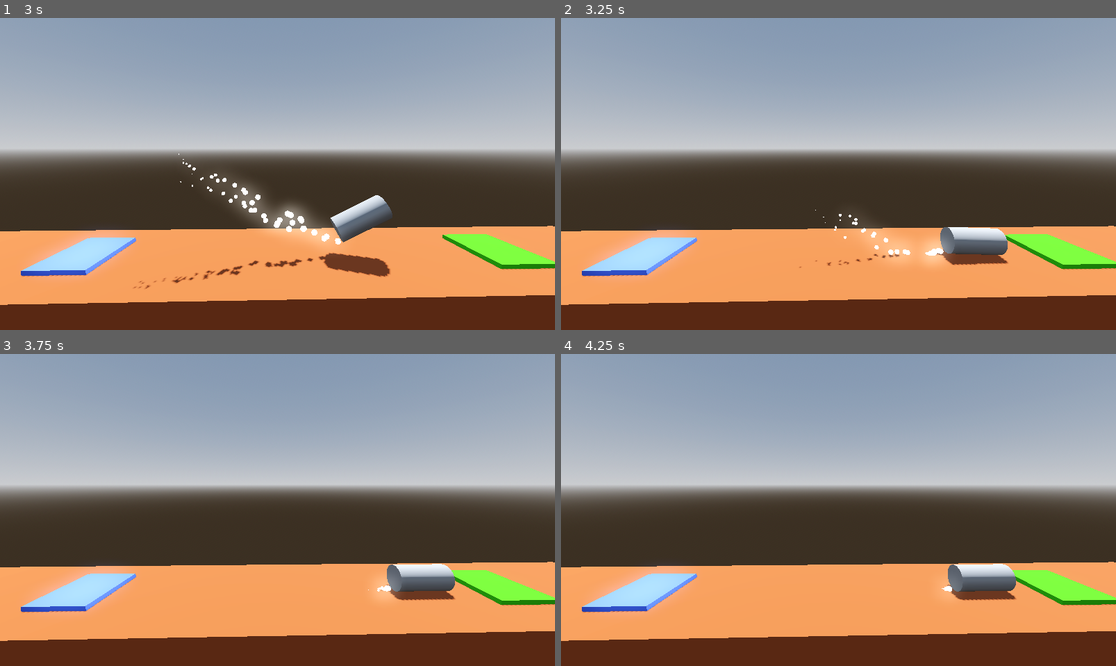
Above: before the commit, frames 1-4 (two rows, left to right).
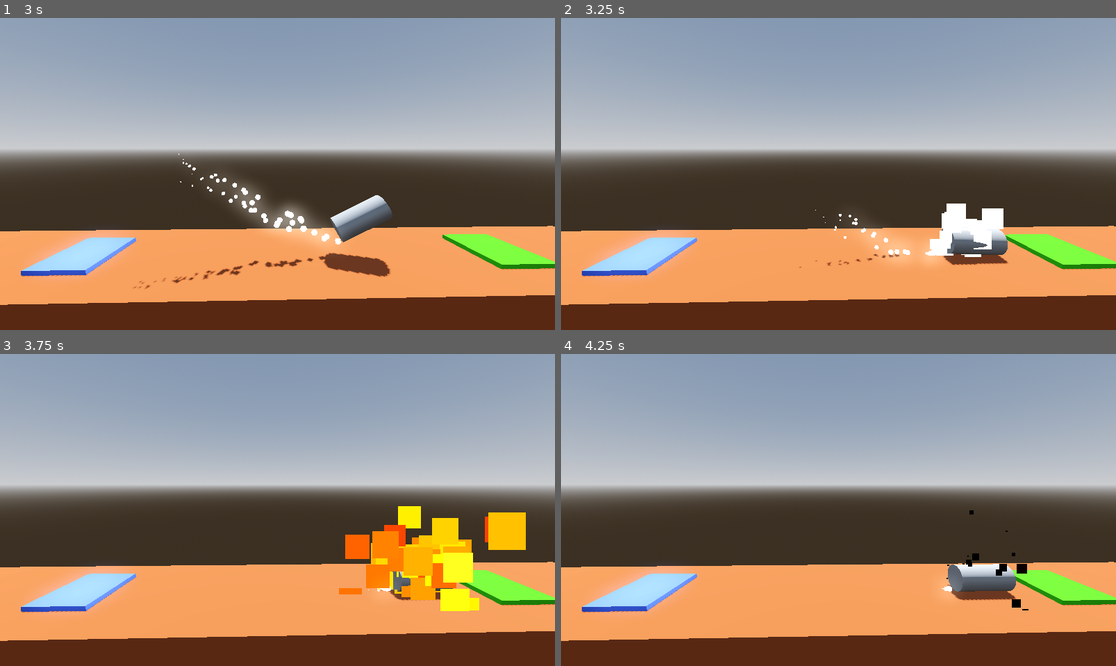
Above: after the commit, the same moments.

Repository: ricky-yosh/project-boost
Game: Godot game, scene res://level/level.tscn
The game is run twice, just before and just after one commit, with the same random seed, the same clock (stepped at 60 frames per second) and the same inputs.
Inputs:
- Up to frame 1 (3 s): tap Enter at 0.5 s; hold Space (boost) 0.53-1.28 s; hold D (rotate_right) 0.53-2.03 s; tap Space (boost) at 1.35, 2.85 s; hold Space (boost) 2.03-2.78 s; hold A (rotate_left) from 2.03 s (still down)
- Up to frame 2 (3.25 s): keep holding A (rotate_left)
- Up to frame 3 (3.75 s): keep holding A (rotate_left); hold Space (boost) from 3.53 s (still down)
- Up to frame 4 (4.25 s): keep holding A (rotate_left); keep holding Space (boost)

Frame 1 is identical in both runs. In frame 2, 1.1% of the frame differs, in the area x 66-80%, y 59-77%; in frame 3, 5.6%, in the area x 61-95%, y 48-83%; in frame 4, 0.2%.

Commit message:
Add particle effects

Diff:
--- /dev/null
+++ b/project-boost/particles/explosion_particles.tscn
@@ -0,0 +1,59 @@
+[gd_scene load_steps=10 format=3 uid="uid://dcecb8hw7dbrv"]
+
+[sub_resource type="Gradient" id="Gradient_lkolc"]
+offsets = PackedFloat32Array(0.201923, 0.413462, 0.586538, 0.740385, 0.903846)
+colors = PackedColorArray(1, 1, 1, 1, 1, 1, 0, 1, 1, 0.294118, 0, 1, 0.776471, 0, 0, 1, 0, 0, 0, 1)
+
+[sub_resource type="GradientTexture1D" id="GradientTexture1D_u3rij"]
+gradient = SubResource("Gradient_lkolc")
+
+[sub_resource type="Curve" id="Curve_cv3ok"]
+max_value = 100.0
+_data = [Vector2(0, 1), 0.0, 146.581, 0, 0, Vector2(1, 100), 413.249, 0.0, 0, 0]
+point_count = 2
+
+[sub_resource type="CurveTexture" id="CurveTexture_mygan"]
+curve = SubResource("Curve_cv3ok")
+
+[sub_resource type="Curve" id="Curve_qubh3"]
+_data = [Vector2(0, 0.530249), 0.0, 2.25724, 0, 0, Vector2(1, 0), -2.97204, 0.0, 0, 0]
+point_count = 2
+
+[sub_resource type="CurveTexture" id="CurveTexture_5bhb0"]
+curve = SubResource("Curve_qubh3")
+
+[sub_resource type="ParticleProcessMaterial" id="ParticleProcessMaterial_1onfr"]
+direction = Vector3(0, 1, 0)
+spread = 180.0
+gravity = Vector3(0, 0, 0)
+initial_velocity_min = 6.0
+initial_velocity_max = 16.0
+damping_max = 3.0
+damping_curve = SubResource("CurveTexture_mygan")
+scale_curve = SubResource("CurveTexture_5bhb0")
+color_ramp = SubResource("GradientTexture1D_u3rij")
+turbulence_enabled = true
+turbulence_noise_scale = 1.0
+turbulence_noise_speed_random = 4.0
+
+[sub_resource type="StandardMaterial3D" id="StandardMaterial3D_5wvwh"]
+shading_mode = 0
+vertex_color_use_as_albedo = true
+disable_receive_shadows = true
+billboard_mode = 3
+billboard_keep_scale = true
+particles_anim_h_frames = 1
+particles_anim_v_frames = 1
+particles_anim_loop = false
+
+[sub_resource type="QuadMesh" id="QuadMesh_gb05o"]
+material = SubResource("StandardMaterial3D_5wvwh")
+
+[node name="ExplosionParticles" type="GPUParticles3D"]
+cast_shadow = 0
+emitting = false
+amount = 64
+one_shot = true
+explosiveness = 0.75
+process_material = SubResource("ParticleProcessMaterial_1onfr")
+draw_pass_1 = SubResource("QuadMesh_gb05o")
--- /dev/null
+++ b/project-boost/particles/success_particles.tscn
@@ -0,0 +1,53 @@
+[gd_scene load_steps=8 format=3 uid="uid://jfwajmrh6ca7"]
+
+[sub_resource type="StandardMaterial3D" id="StandardMaterial3D_5wvwh"]
+shading_mode = 0
+vertex_color_use_as_albedo = true
+disable_receive_shadows = true
+billboard_mode = 3
+billboard_keep_scale = true
+particles_anim_h_frames = 1
+particles_anim_v_frames = 1
+particles_anim_loop = false
+
+[sub_resource type="Curve" id="Curve_qubh3"]
+_data = [Vector2(0, 0.530249), 0.0, 2.25724, 0, 0, Vector2(1, 0), -2.97204, 0.0, 0, 0]
+point_count = 2
+
+[sub_resource type="CurveTexture" id="CurveTexture_oh0x3"]
+curve = SubResource("Curve_qubh3")
+
+[sub_resource type="Curve" id="Curve_uupei"]
+_data = [Vector2(0, 0.5), 0.0, 2.46667, 0, 1, Vector2(0.202703, 1), 0.0, 0.0, 0, 0, Vector2(0.371622, 0.00355875), 0.0, 0.0, 0, 0, Vector2(0.554054, 1), 0.0, 0.0, 0, 0, Vector2(0.777027, 0), 0.0, 0.0, 0, 0, Vector2(0.885135, 1), 0.0, 0.0, 0, 0, Vector2(1, 0.5), -4.35294, 0.0, 1, 0]
+point_count = 7
+
+[sub_resource type="CurveTexture" id="CurveTexture_68duu"]
+curve = SubResource("Curve_uupei")
+
+[sub_resource type="ParticleProcessMaterial" id="ParticleProcessMaterial_2ssod"]
+direction = Vector3(0, 1, 0)
+spread = 180.0
+gravity = Vector3(0, 0, 0)
+initial_velocity_min = 3.0
+initial_velocity_max = 12.0
+damping_min = 2.0
+damping_max = 4.0
+scale_curve = SubResource("CurveTexture_oh0x3")
+hue_variation_min = -1.0
+hue_variation_max = 1.0
+turbulence_enabled = true
+turbulence_noise_scale = 4.0
+turbulence_influence_max = 0.3
+turbulence_influence_over_life = SubResource("CurveTexture_68duu")
+
+[sub_resource type="SphereMesh" id="SphereMesh_lkpya"]
+
+[node name="SuccessParticles" type="GPUParticles3D"]
+material_override = SubResource("StandardMaterial3D_5wvwh")
+cast_shadow = 0
+emitting = false
+amount = 48
+one_shot = true
+explosiveness = 0.5
+process_material = SubResource("ParticleProcessMaterial_2ssod")
+draw_pass_1 = SubResource("SphereMesh_lkpya")
--- a/project-boost/player.gd
+++ b/project-boost/player.gd
@@ -10,6 +10,8 @@
 @onready var booster_particles: GPUParticles3D = $BoosterParticles
 @onready var right_booster_particles: GPUParticles3D = $RightBoosterParticles
 @onready var left_booster_particles: GPUParticles3D = $LeftBoosterParticles
+@onready var explosion_particles: GPUParticles3D = $ExplosionParticles
+@onready var success_particles: GPUParticles3D = $SuccessParticles
 
 # Called every frame. 'delta' is the elapsed time since the previous frame.
 func _process(delta: float) -> void:
@@ -44,6 +46,7 @@
 
 func crash_sequence() -> void:
 	explosion_audio.play()
+	explosion_particles.emitting = true
 	set_process(is_transitioning)
 	is_transitioning = true
 	var tween = create_tween()
@@ -52,6 +55,7 @@
 
 func complete_level(next_level_file) -> void:
 	success_audio.play()
+	success_particles.emitting = true
 	set_process(is_transitioning)
 	is_transitioning = true
 	var tween = create_tween()
--- a/project-boost/player.tscn
+++ b/project-boost/player.tscn
@@ -1,10 +1,12 @@
-[gd_scene load_steps=8 format=3 uid="uid://jchlrc14cq2e"]
+[gd_scene load_steps=10 format=3 uid="uid://jchlrc14cq2e"]
 
 [ext_resource type="Script" uid="uid://dbt0vu6g43s7e" path="res://player.gd" id="1_4flbx"]
 [ext_resource type="AudioStream" uid="uid://wnrtkji4jyyb" path="res://audio/SFX - Death Explosion.ogg" id="2_onrkg"]
 [ext_resource type="AudioStream" uid="uid://bl3r1pchgfi6v" path="res://audio/SFX - Success.ogg" id="3_i3pqv"]
 [ext_resource type="AudioStream" uid="uid://b0j4lh0yall7q" path="res://audio/SFX - Main engine thrust.ogg" id="4_hqtel"]
-[ext_resource type="PackedScene" path="res://booster_particles.tscn" id="5_sweqy"]
+[ext_resource type="PackedScene" uid="uid://ux6ivcx1ovdp" path="res://particles/booster_particles.tscn" id="5_sweqy"]
+[ext_resource type="PackedScene" uid="uid://dcecb8hw7dbrv" path="res://particles/explosion_particles.tscn" id="6_1jxqw"]
+[ext_resource type="PackedScene" uid="uid://jfwajmrh6ca7" path="res://particles/success_particles.tscn" id="7_dw050"]
 
 [sub_resource type="CylinderMesh" id="CylinderMesh_hqtel"]
 
@@ -44,4 +46,8 @@
 [node name="LeftBoosterParticles" parent="." instance=ExtResource("5_sweqy")]
 transform = Transform3D(0.812084, 0.583541, 0, -0.583541, 0.812084, 0, 0, 0, 1, -0.4, -1.108, 0)
 
+[node name="ExplosionParticles" parent="." instance=ExtResource("6_1jxqw")]
+
+[node name="SuccessParticles" parent="." instance=ExtResource("7_dw050")]
+
 [connection signal="body_entered" from="." to="." method="_on_body_entered"]
Renamed: project-boost/booster_particles.tscn -> project-boost/particles/booster_particles.tscn
